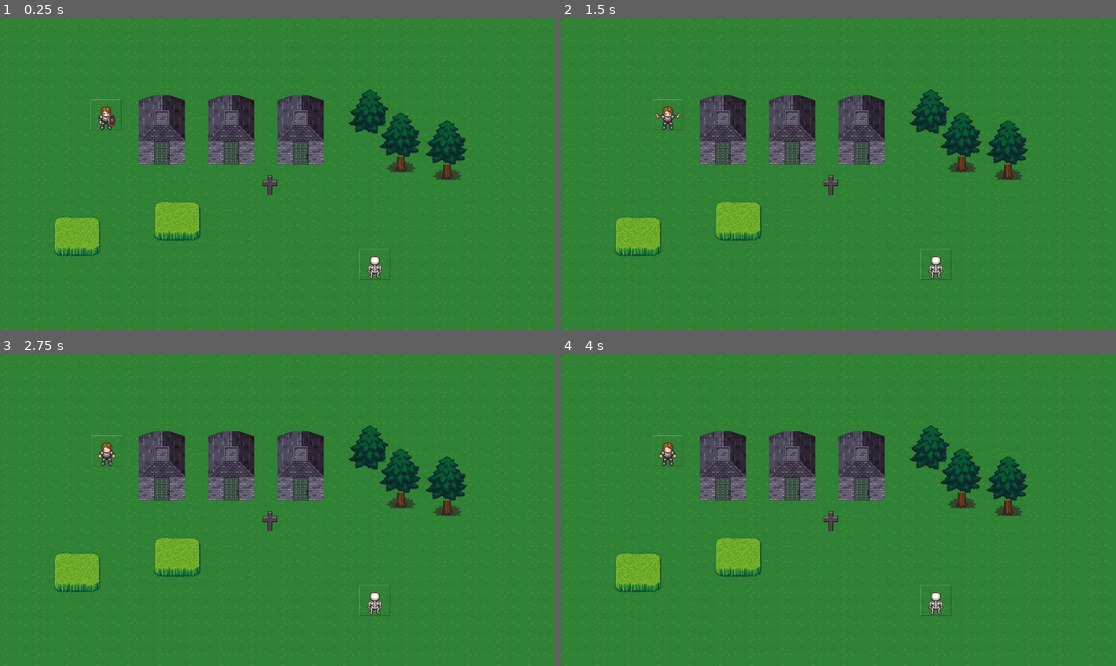
Above: before the commit, frames 1-4 (two rows, left to right).
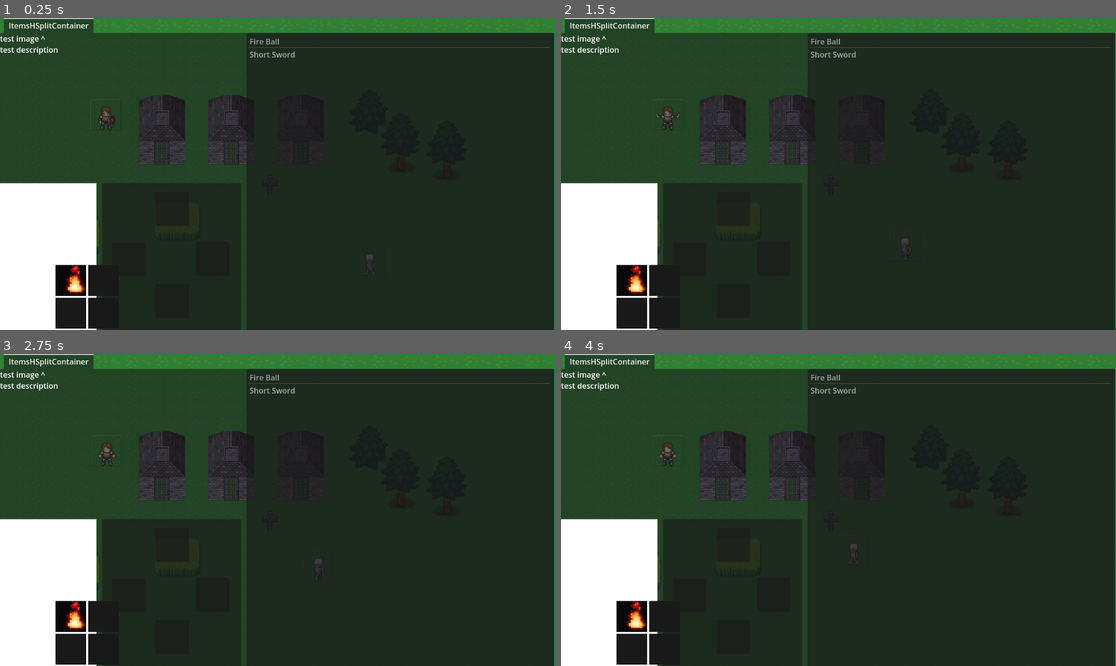
Above: after the commit, the same moments.

Repository: matthewm174/2d-rpg-godot4.3-template
Game: Godot game, scene res://FantasyGameState.tscn
Same seed, same stepped clock (60 frames per second), same inputs: the game is played once before the commit and once after it.
Inputs:
- Up to frame 1 (0.25 s): no input
- Up to frame 2 (1.5 s): tap Enter at 0.5 s; hold D (move_right) 0.53-1.28 s; hold Q (spell_attack) 0.53-1.28 s; hold S (move_down) from 1.28 s (still down); tap E (wep_attack) at 1.35 s
- Up to frame 3 (2.75 s): tap Space at 2 s; release S (move_down) at 2.03 s; hold D (move_right) from 2.03 s (still down); hold Q (spell_attack) from 2.03 s (still down)
- Up to frame 4 (4 s): release D (move_right) at 2.78 s; release Q (spell_attack) at 2.78 s; hold W (move_up) 2.78-3.53 s; tap E (wep_attack) at 2.85 s; hold A (move_left) from 3.53 s (still down); hold Q (spell_attack) from 3.53 s (still down)

The runs differ from the first frame. In frame 1, 94% of the frame differs, in the area x 0-100%, y 0-100%; in frame 2, 94%; in frame 3, 94%; in frame 4, 94%.
Error before the commit: Invalid access to property or key 'equipped_spells' on a base object of type 'CharacterBody2D (player_controller.gd)'. (res://ui/ingame_ui.gd:36)

Commit message:
get inventory loading

Diff:
--- a/Enemy.tscn
+++ b/Enemy.tscn
@@ -328,6 +328,7 @@
 
 [node name="CharacterBody2D" type="CharacterBody2D" parent="."]
 script = ExtResource("1_kyo74")
+patrol_points = Array[Vector2]([Vector2(99, 100), Vector2(0, 0)])
 
 [node name="rigidBodyColl" type="CollisionShape2D" parent="CharacterBody2D"]
 position = Vector2(0.5, 6)
--- a/FantasyGameState.tscn
+++ b/FantasyGameState.tscn
@@ -7,13 +7,13 @@
 
 [node name="FantasyGameState" type="Node2D"]
 
+[node name="PlayerUiRoot" parent="." instance=ExtResource("4_nd36h")]
+visible = false
+z_index = 1000
+
 [node name="World" parent="." instance=ExtResource("1_3g8n2")]
 
 [node name="Player" parent="." instance=ExtResource("2_cu2lx")]
 
 [node name="Enemy" parent="." instance=ExtResource("3_278ys")]
 position = Vector2(778, 512)
-
-[node name="PlayerUiRoot" parent="." instance=ExtResource("4_nd36h")]
-visible = false
-z_index = 1000
--- /dev/null
+++ b/data/ItemResource.gd
@@ -0,0 +1,26 @@
+extends Resource
+class_name ItemResources
+
+
+var master_spell_book: Dictionary
+var master_weapon_book: Dictionary
+var master_usables_book: Dictionary
+#var short_sword: Weapon = Weapon.new()
+#var bow: Weapon  = Weapon.new()
+#var sp_fire_ball: Spell = Spell.new()
+
+func load_sprite_with_texture(texture_path: String) -> Sprite2D:
+	var new_sprite = Sprite2D.new()
+	new_sprite.texture = load(texture_path)
+	return new_sprite
+
+func _init():
+	#example weapon
+	# declare all resources and save to file, i guess this is how godot wants data
+	var short_sword: Weapon = Weapon.new(10.0, Weapon.DAMAGE_TYPES.SLASH, false, "a bad weapon",
+	load_sprite_with_texture("res://sprites/inventory/weapons/short_sword_inventory.png"), Wearable_Item.UNIQUENESS.COMMON, [], "Short Sword")
+	var sp_fire_ball: Spell = Spell.new(Spell.SPELL_TYPES.FIRE, 5.0, 10.0, 1.0, 2.0, true,
+	load_sprite_with_texture("res://sprites/inventory/spells/fire_ball_inventory.png"), "Fire Ball")
+
+	master_spell_book["fire_ball"] = sp_fire_ball
+	master_weapon_book["short_sword"] = short_sword
--- a/data/PlayerDataResource.gd
+++ b/data/PlayerDataResource.gd
@@ -15,10 +15,13 @@
 var cooking
 var wizardry
 var running
-var inventory: Inventory
+var inventory: Inventory = Inventory.new()
 var equipment: Equipment
 var spells: Array[Spell]
 var data
+var equipped_spells: Dictionary = {}
+
+var testing = true
 
 func _init():
 	var data = load("res://player_data.tres") as PlayerDataResource
@@ -45,6 +48,14 @@
 		Globals.player_data.wisdom = 5
 		Globals.player_data.strength = 5
 		Globals.player_data.speed = 5
+		Globals.player_data.equipped_spells = { 0: null, 1: null, 2: null, 3: null }
+		if testing:
+			Globals.player_data.equipped_spells[0] = Globals.item_resources.master_spell_book["fire_ball"]
+			Globals.player_data.inventory.inv_slots.append(Globals.item_resources.master_spell_book["fire_ball"])
+			Globals.player_data.inventory.inv_slots.append(Globals.item_resources.master_weapon_book["short_sword"])
+			#Globals.player_data.equipped_spells[1] = Globals.item_resources.master_spell_book["fire_ball"]
+			#Globals.player_data.equipped_spells[2] = Globals.item_resources.master_spell_book["fire_ball"]
+			#Globals.player_data.equipped_spells[3] = Globals.item_resources.master_spell_book["fire_ball"]
 		#Globals.player_data.equipment["Head"] = Wearable_Item.new()
 		#Globals.player_data.equipment["Arms"] = Wearable_Item.new()
 		#Globals.player_data.equipment["Legs"] = Wearable_Item.new()
--- a/data/SpellDataResource.gd
+++ /dev/null
@@ -1,14 +0,0 @@
-extends Resource
-class_name SpellDataResource
-
-var fire_ball: Spell
-
-
-func _init():
-	fire_ball.is_unlocked = true
-	fire_ball.spell_cast_time = 1
-	fire_ball.spell_damage = 10
-	fire_ball.spell_magnitude = 5
-	fire_ball.spell_range = 2
-	fire_ball.spell_type = Globals.SPELL_TYPES.FIRE
-	Globals.spells["fire_ball"] = fire_ball
--- a/data/WearableItemResource.gd
+++ /dev/null
@@ -1,29 +0,0 @@
-extends Resource
-class_name WearableItemResources
-
-enum DAMAGE_TYPES {
-	SLASH, PIERCE, BLUNT
-}
-enum ITEM_TYPES {
-	MAGIC, MELEE, PROJECTILE
-}
-enum ITEM_MODIFIERS {
-	ATTACK_BOOST,
-	DEFENSE_BOOST,
-	SPEED_BOOST,
-	CRITICAL_CHANCE,
-	LUCK
-}
-
-var short_sword: Weapon
-
-var bow: Weapon
-func _init():
-	# declare all resources and save to file, i guess this is how godot wants data
-	short_sword.damage = 10
-	short_sword.damage_type = DAMAGE_TYPES.SLASH
-	short_sword.description = "pretty good."
-	short_sword.is_ranged = false
-	short_sword.item_type = ITEM_TYPES.MELEE
-	# modifier type, number, if its a percentage
-	short_sword.modifiers[0] = Item_Modifier.new(ITEM_MODIFIERS.ATTACK_BOOST, 10, true)
--- a/globals.gd
+++ b/globals.gd
@@ -1,17 +1,10 @@
 extends Node
 
 var current_player
-var player_data
-var spells: Dictionary
+var player_data: PlayerDataResource = PlayerDataResource.new()
+var item_resources: ItemResources = ItemResources.new()
 var wearables: Dictionary
 var in_game_ui: In_Game_Ui
-
-func _init():
-	player_data = PlayerDataResource.new()
-
-enum SPELL_TYPES {
-	WATER = 0, FIRE = 1, EARTH = 2, AIR = 3
-}
 
 enum WEARABLE_LOCATIONS {
 	Primary_Hand = 0,
--- a/scripts/items/wearable/weapon.gd
+++ b/scripts/items/wearable/weapon.gd
@@ -4,3 +4,30 @@
 var damage
 var is_ranged
 var description
+
+enum DAMAGE_TYPES {
+	SLASH, PIERCE, BLUNT
+}
+enum ITEM_TYPES {
+	MAGIC, MELEE, PROJECTILE
+}
+enum ITEM_MODIFIERS {
+	ATTACK_BOOST,
+	DEFENSE_BOOST,
+	SPEED_BOOST,
+	CRITICAL_CHANCE,
+	LUCK
+}
+
+
+
+func _init(dmg: float, dmg_type: DAMAGE_TYPES, is_rang: bool, descr: String, graphic: Sprite2D, uniqueness: UNIQUENESS, modifiers: Array[Item_Modifier], wepname: String) -> void:
+	damage_type = dmg_type
+	damage = dmg
+	item_graphic = graphic
+	is_ranged = is_rang
+	description = descr
+	item_graphic = graphic
+	item_uniqueness = uniqueness
+	item_modifiers = modifiers
+	item_name = wepname
--- a/scripts/items/wearable/wearable_item.gd
+++ b/scripts/items/wearable/wearable_item.gd
@@ -1,8 +1,14 @@
 extends Inventory_Slot
 class_name Wearable_Item
 
-
-var item_type
-var item_graphic
-var uniqueness
-var modifiers: Array[Item_Modifier]
+# this class defines anything that can be in an inventory and equipped
+enum UNIQUENESS {
+	COMMON,
+	MAGIC,
+	RARE,
+	ANCIENT
+}
+#var item_type
+var item_graphic: Sprite2D #display graphic inv
+var item_uniqueness: UNIQUENESS
+var item_modifiers: Array[Item_Modifier]
--- a/scripts/player/inventory_slot.gd
+++ b/scripts/player/inventory_slot.gd
@@ -3,4 +3,5 @@
 
 var item_id
 var slot_xy = { "x": 0, "y": 0 }
+var item_name
 var item: Wearable_Item
--- a/scripts/player/player_controller.gd
+++ b/scripts/player/player_controller.gd
@@ -14,6 +14,7 @@
 var is_animating_attack = false;
 var showing_inventory = false;
 var available_spells = {}
+var equipped_spells = {}
 var showing_menu = false;
 var max_equippable_spells = 4;
 
@@ -33,34 +34,50 @@
 func load_player_data():
 	Globals.player_data.get_player_data()
 	if Globals.player_data:
+		load_spells()
+		load_equip()
 		load_inventory()
-		load_equip()
-		load_spells()
+
+
 
 func load_inventory():
-	pass
+	player_inventory = Globals.player_data.inventory
+
+	for slot in player_inventory.inv_slots:
+		Globals.in_game_ui.inventory_item_list.add_item(slot.item_name)
 
 
 func load_equip():
-	pass
-	#find wearable in loaded map
-	#player_data_resource.equipment.equipment_slots[Globals.WEARABLE_LOCATIONS.Primary_Hand] = Wearable_Item.new()
-	#player_data_resource.equipment.equipment_slots[Globals.WEARABLE_LOCATIONS.Secondary_Hand] = Wearable_Item.new()
-	#player_data_resource.equipment.equipment_slots[Globals.WEARABLE_LOCATIONS.Arms] = Wearable_Item.new()
-	#player_data_resource.equipment.equipment_slots[Globals.WEARABLE_LOCATIONS.Legs] = Wearable_Item.new()
-	#player_data_resource.equipment.equipment_slots[Globals.WEARABLE_LOCATIONS.Head] = Wearable_Item.new()
-	#player_data_resource.equipment.equipment_slots[Globals.WEARABLE_LOCATIONS.Feet] = Wearable_Item.new()
+
+	for i in range(max_equippable_spells):
+		var spell_panels = Globals.in_game_ui.spell_grid_container.get_children() #spells panels
+		if Globals.player_data.equipped_spells[i]:
+			print(Globals.player_data.equipped_spells[i].spell_type)
+			print(Globals.player_data.equipped_spells[i].spell_range)
+			print(Globals.player_data.equipped_spells[i].spell_magnitude)
+			print(Globals.player_data.equipped_spells[i].spell_cast_time)
+			print(Globals.player_data.equipped_spells[i].is_unlocked)
+			print(Globals.player_data.equipped_spells[i].item_uniqueness)
+			print(Globals.player_data.equipped_spells[i].item_graphic)
+
+			print(spell_panels[i])
+			var texture_rect = TextureRect.new()
+			#var testing1 = Globals.item_resources.master_spell_book["fire_ball"]
+			texture_rect.texture = Globals.item_resources.master_spell_book["fire_ball"].item_graphic.texture  # Set the texture
+			texture_rect.stretch_mode = TextureRect.STRETCH_KEEP_ASPECT_CENTERED  # Adjust the stretch mode
+			spell_panels[i].add_child(texture_rect)
+
 
 func load_spells():
 	# find spells that are unlocked
 
 	# player_data_resource.spells.append()
-	for spell_key in Globals.spells:
-		var spell = Globals.spells[spell_key]
-
+	for spell_key in Globals.item_resources.master_spell_book:
+		var spell = Globals.item_resources.master_spell_book[spell_key]
 		# Check if the spell is unlocked
 		if spell.is_unlocked:
 			available_spells[spell_key] = spell
+
 
 func get_input():
 	var input_direction = Input.get_vector("move_left", "move_right", "move_up", "move_down")
--- a/scripts/spells/spell.gd
+++ b/scripts/spells/spell.gd
@@ -1,21 +1,26 @@
-extends Node
+extends Wearable_Item
 class_name Spell
 
-
-
-var spell_type: Globals.SPELL_TYPES
+var spell_type: SPELL_TYPES
 var spell_damage: int
-var spell_graphic
 var spell_range: float
 var spell_cast_time: float
 var spell_magnitude: float
 var is_unlocked: bool
 
-func _init(stype, sdmg, sgrph, srng, sct, smag, iu):
+enum SPELL_TYPES {
+	WATER = 0, FIRE = 1, EARTH = 2, AIR = 3
+}
+
+
+func _init(stype, sdmg, srng, sct, smag, iu, graphic, spname):
 	spell_type = stype
 	spell_damage = sdmg
-	spell_graphic = sgrph
 	spell_range = srng
 	spell_magnitude = smag
 	spell_cast_time = sct
 	is_unlocked = iu
+	item_uniqueness = UNIQUENESS.COMMON
+	item_modifiers = []
+	item_graphic = graphic
+	item_name = spname
--- a/ui/ingame_ui.gd
+++ b/ui/ingame_ui.gd
@@ -31,20 +31,32 @@
 func _ready() -> void:
 	player_ui_root.visible = true
 	create_spell_panels()
+	#Globals.current_player.load
 
 func create_spell_panels():
-	for i in range(Globals.current_player.equipped_spells):
+	for i in range(Globals.current_player.max_equippable_spells):
 		var style = StyleBoxFlat.new()
 		style.bg_color = Color(0.1, 0.1, 0.1)
 		var panel = Panel.new()
+		panel.name = "spell_%d" % [i]
 		panel.add_theme_stylebox_override("panel", style)
-		panel.set_custom_minimum_size(Vector2(40, 40))
+		panel.set_custom_minimum_size(Vector2(64, 64))
 		spell_grid_container.add_child(panel)
 
+
+func hide_hud():
+	spell_grid_container.visible = false
+
+func show_hud():
+	spell_grid_container.visible = true
+
+
 func show_inventory():
+	hide_hud()
 	player_ui.visible = true
 
 func hide_inventory():
+	show_hud()
 	player_ui.visible = false
 
 func _on_inventory_item_list_item_selected(index: int) -> void:
--- a/ui/ingame_ui.tscn
+++ b/ui/ingame_ui.tscn
@@ -15,7 +15,6 @@
 script = ExtResource("1_j475u")
 
 [node name="PlayerUi" type="TabContainer" parent="."]
-visible = false
 clip_contents = true
 layout_mode = 0
 offset_right = 1150.0
@@ -45,6 +44,7 @@
 texture = SubResource("CanvasTexture_ukorj")
 
 [node name="EquipPanel" type="Panel" parent="PlayerUi/ItemsHSplitContainer/DescEquipVSplitContainer/ImageEquipHSplitContainer"]
+visible = false
 layout_mode = 2
 
 [node name="ArmsPanel" type="Panel" parent="PlayerUi/ItemsHSplitContainer/DescEquipVSplitContainer/ImageEquipHSplitContainer/EquipPanel"]
@@ -82,11 +82,39 @@
 offset_right = 97.0
 offset_bottom = 287.0
 
+[node name="SpellPanel" type="Panel" parent="PlayerUi/ItemsHSplitContainer/DescEquipVSplitContainer/ImageEquipHSplitContainer"]
+layout_mode = 2
+
+[node name="spell_0" type="Panel" parent="PlayerUi/ItemsHSplitContainer/DescEquipVSplitContainer/ImageEquipHSplitContainer/SpellPanel"]
+layout_mode = 0
+offset_left = 195.0
+offset_top = 122.0
+offset_right = 264.0
+offset_bottom = 192.0
+
+[node name="HeadPanel" type="Panel" parent="PlayerUi/ItemsHSplitContainer/DescEquipVSplitContainer/ImageEquipHSplitContainer/SpellPanel"]
+layout_mode = 0
+offset_left = 20.0
+offset_top = 123.0
+offset_right = 89.0
+offset_bottom = 193.0
+
+[node name="LegsPanel" type="Panel" parent="PlayerUi/ItemsHSplitContainer/DescEquipVSplitContainer/ImageEquipHSplitContainer/SpellPanel"]
+layout_mode = 0
+offset_left = 111.0
+offset_top = 19.0
+offset_right = 180.0
+offset_bottom = 89.0
+
+[node name="PrimaryPanel" type="Panel" parent="PlayerUi/ItemsHSplitContainer/DescEquipVSplitContainer/ImageEquipHSplitContainer/SpellPanel"]
+layout_mode = 0
+offset_left = 111.0
+offset_top = 210.0
+offset_right = 180.0
+offset_bottom = 280.0
+
 [node name="InventoryItemList" type="ItemList" parent="PlayerUi/ItemsHSplitContainer"]
 layout_mode = 2
-item_count = 2
-item_0/text = "test"
-item_1/text = "test2"
 script = ExtResource("2_0oi5u")
 
 [node name="MainMenuItemList" type="ItemList" parent="."]
@@ -104,12 +132,13 @@
 layout_mode = 0
 offset_left = 115.0
 offset_top = 513.0
-offset_right = 155.0
-offset_bottom = 553.0
+offset_right = 179.0
+offset_bottom = 577.0
 columns = 2
 
 [node name="WeaponGridContainer" type="GridContainer" parent="."]
 visible = false
+layout_mode = 0
 offset_left = 902.0
 offset_top = 505.0
 offset_right = 942.0
Binary file added: sprites/inventory/spells/fire_ball_inventory.png
Not shown, added: sprites/inventory/spells/fire_ball_inventory.png.import
Binary file added: sprites/inventory/weapons/short_sword_inventory.png
Not shown, added: sprites/inventory/weapons/short_sword_inventory.png.import
